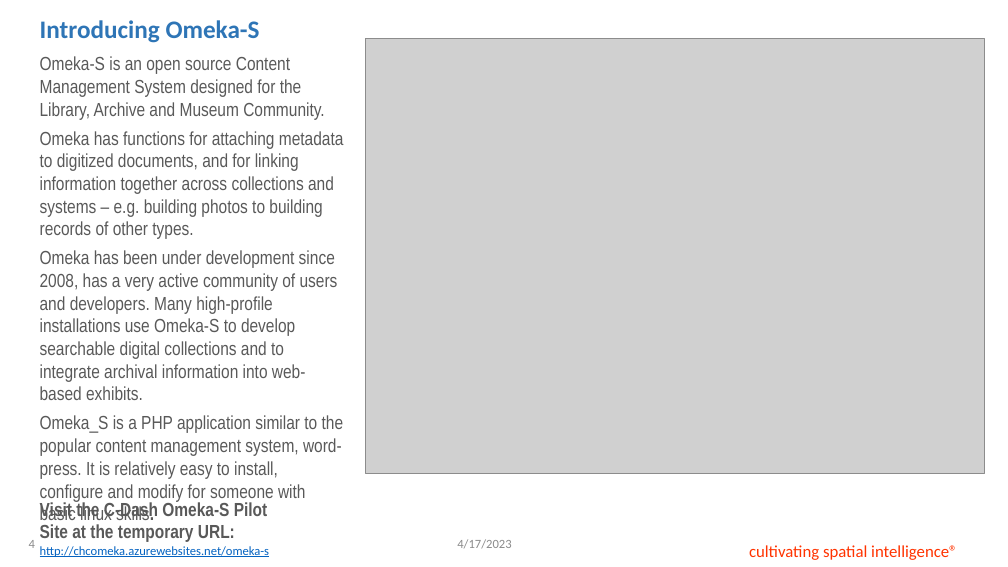
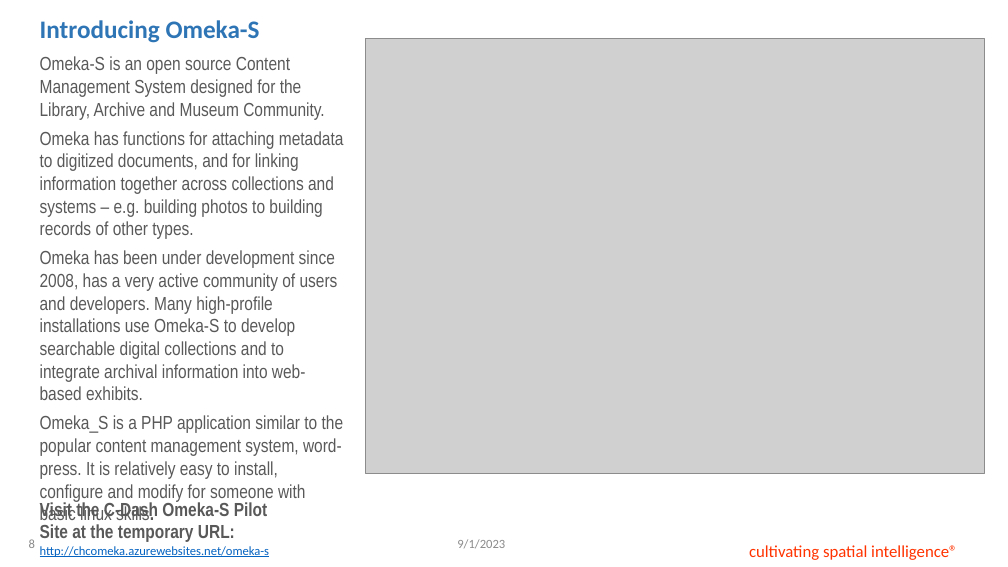
Before and after one commit to C-Dash/Documentation, a slide deck: slide 8 of slideshow/CDashSlideshow_20230109.pptx (slide 4 before the commit). Drawn at 1008x567 pixels with LibreOffice and Linux fonts; fonts in the diff are those of the drawing; grey boxes stand for pictures; background and template pictures are left out. Boxes give left, top, right and bottom in pixels: in the first picture for what was removed or moved away, otherwise in the second. Text is boxed around its words. In the diff, an @@ line names an element or a change of style, - is before the commit and + after.

```diff
--- a/slideshow/CDashSlideshow_20230109.pptx
+++ b/slideshow/CDashSlideshow_20230109.pptx
@@ page number at (29,539,35,548): text changed @@
-4
+8
@@ text at (457,539,505,548): text changed @@
-4/17/2023
+9/1/2023
```
Also in this commit, not shown: 16 other slides changed, 3 other files.
